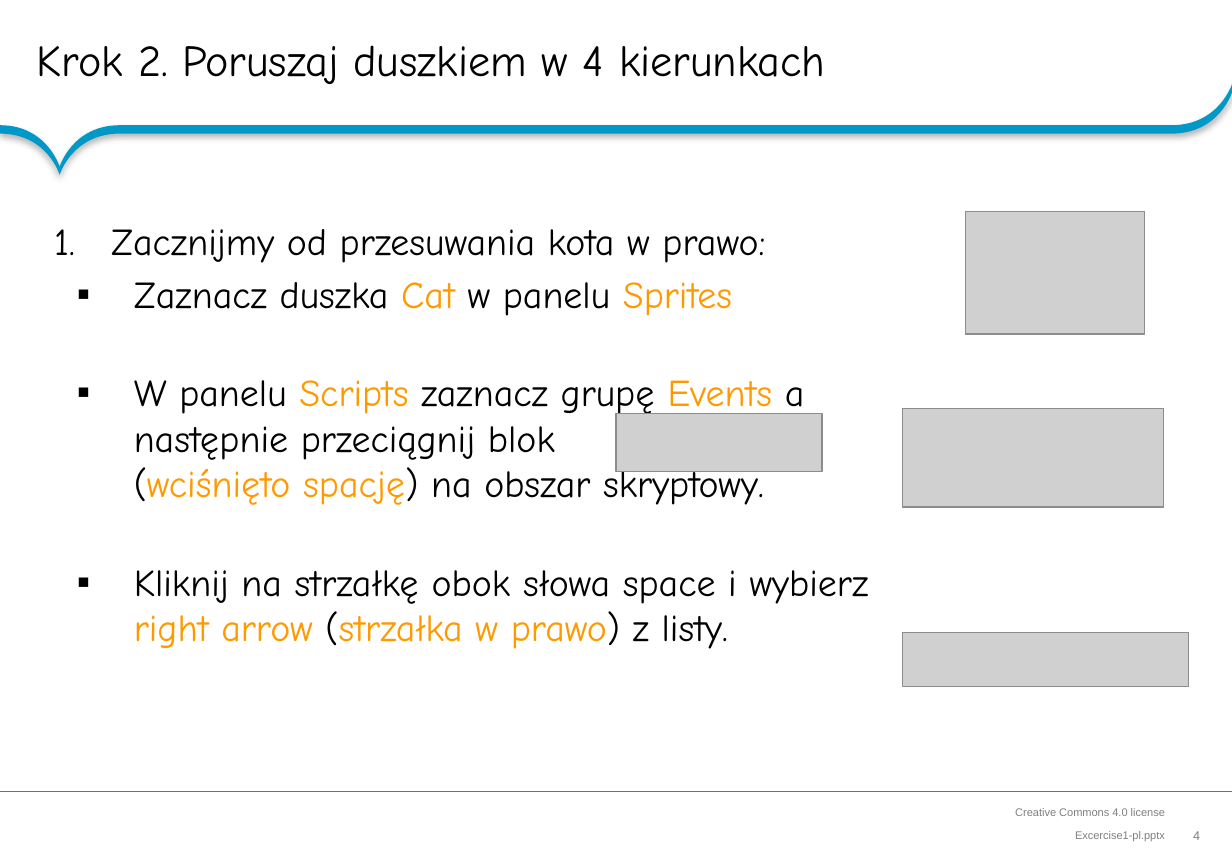
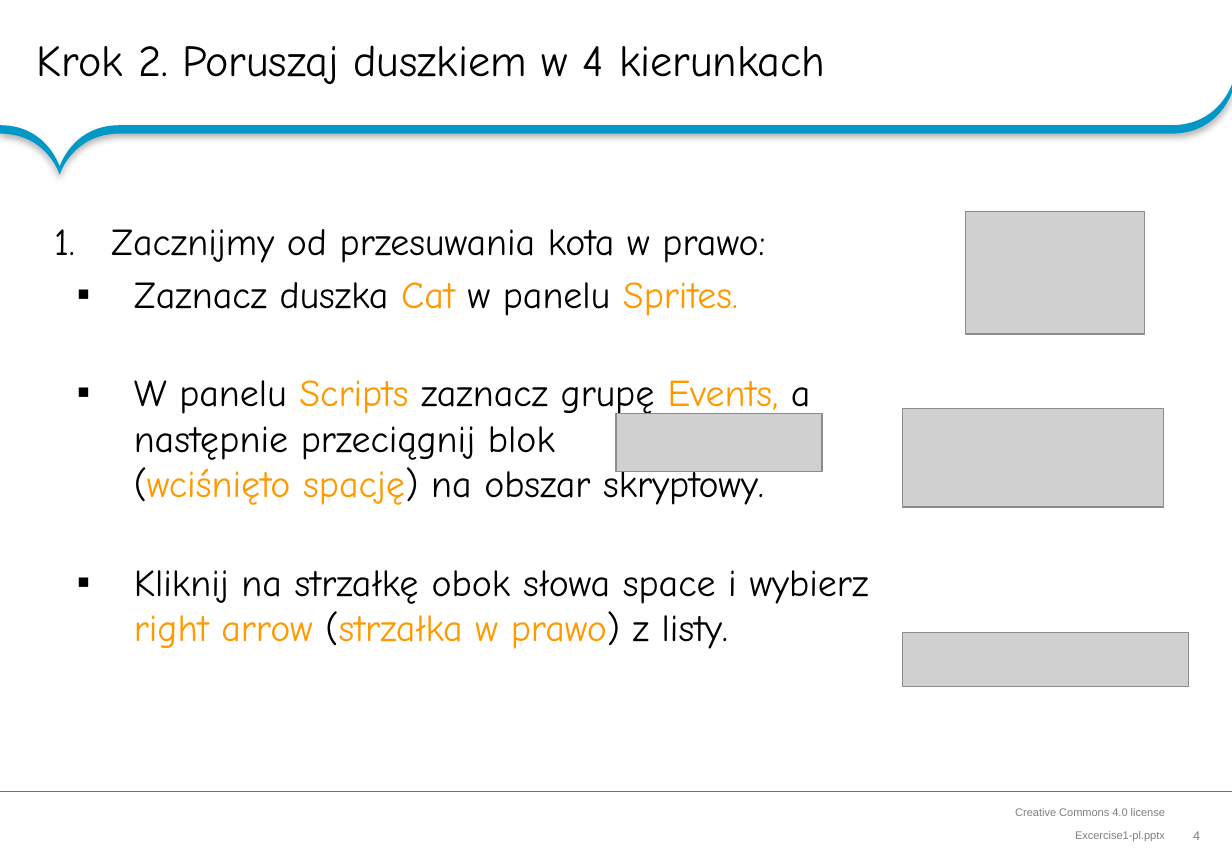
Before and after one commit to RoboCap/scratch, a slide deck: slide 4 of hands-on-lab/Excercise1-pl.pptx. Drawn at 1232x853 pixels with LibreOffice and Linux fonts; fonts in the diff are those of the drawing; grey boxes stand for pictures; background and template pictures are left out. Boxes give left, top, right and bottom in pixels: in the first picture for what was removed or moved away, otherwise in the second. Text is boxed around its words. In the diff, an @@ line names an element or a change of style, - is before the commit and + after.

```diff
--- a/hands-on-lab/Excercise1-pl.pptx
+++ b/hands-on-lab/Excercise1-pl.pptx
@@ text at <box>134,282,811,505</box>: text changed @@
-  ▪ Zaznacz duszka Cat w panelu Sprites
-  ▪ W panelu Scripts zaznacz grupę Events a następnie przeciągnij blok (wciśnięto spację) na obszar skryptowy.
+  ▪ Zaznacz duszka Cat w panelu Sprites.
+  ▪ W panelu Scripts zaznacz grupę Events, a następnie przeciągnij blok (wciśnięto spację) na obszar skryptowy.
```
Also in this commit, not shown: 4 other slides changed, 2 other files.
